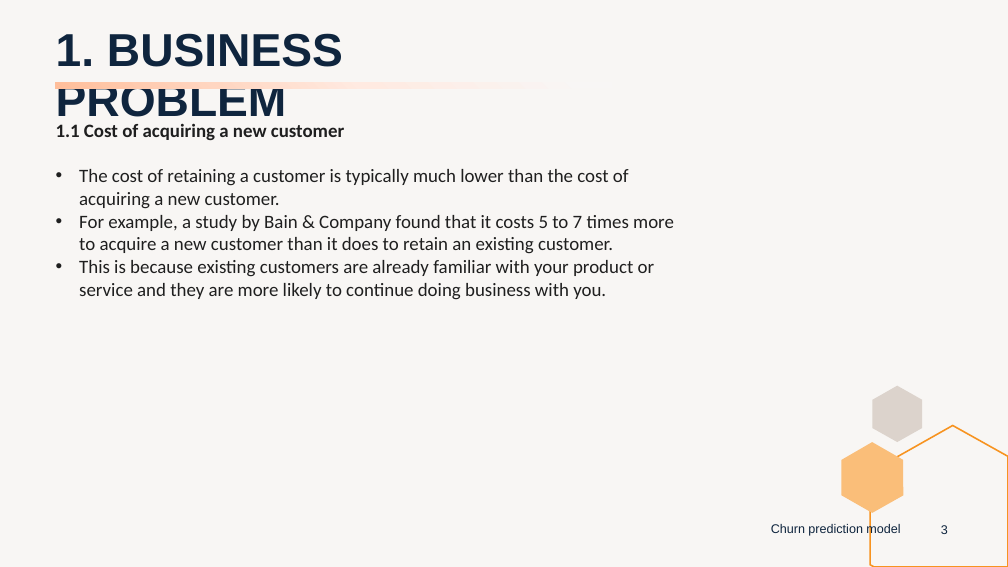
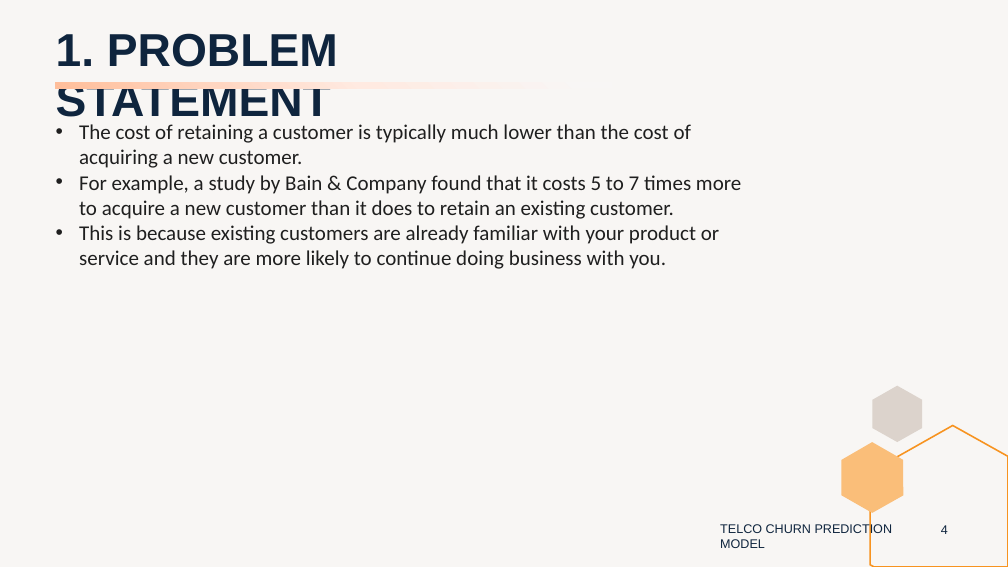
Before and after one commit to peerapat-t/telco_churn_prediction_model, a slide deck: slide 4 of Telco churn prediction model presentation.pptx (slide 3 before the commit). Drawn at 1008x567 pixels with LibreOffice and Linux fonts; fonts in the diff are those of the drawing. Boxes give left, top, right and bottom in pixels: in the first picture for what was removed or moved away, otherwise in the second. Text is boxed around its words. In the diff, an @@ line names an element or a change of style, - is before the commit and + after.

Commit message:
Add files via upload
update slide, improve model performance by add more iteration during randomized search

```diff
--- a/Telco churn prediction model presentation.pptx
+++ b/Telco churn prediction model presentation.pptx
@@ title at bbox=[56, 33, 338, 126]: text changed @@
-1. BUSINESS PROBLEM
+1. PROBLEM STATEMENT
@@ text "The cost of retaining a ..." at bbox=[79, 124, 741, 269]: size 18 to 20 pt @@
@@ text at bbox=[56, 123, 344, 140]: paragraph removed @@
-1.1 Cost of acquiring a new customer
@@ text at bbox=[720, 523, 893, 548]: text changed @@
-Churn prediction model
+TELCO CHURN PREDICTION MODEL
@@ page number at bbox=[941, 525, 948, 534]: text changed @@
-3
+4
```
Also in this commit, not shown: 13 other slides changed, 7 slides added, 4 slides removed, 2 other files.
